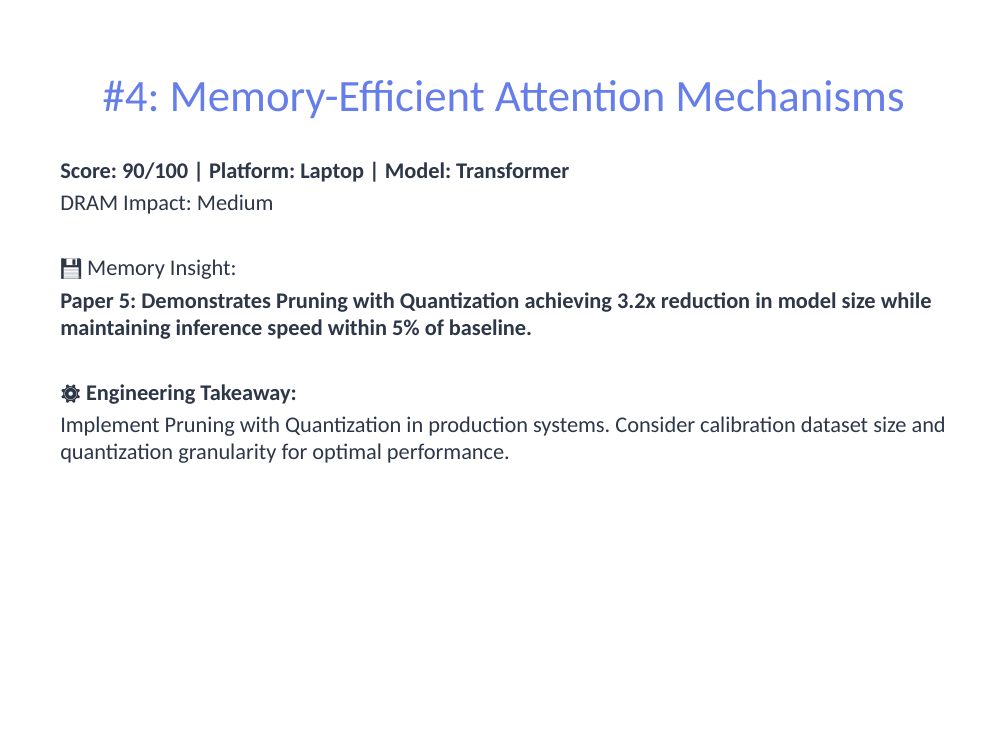
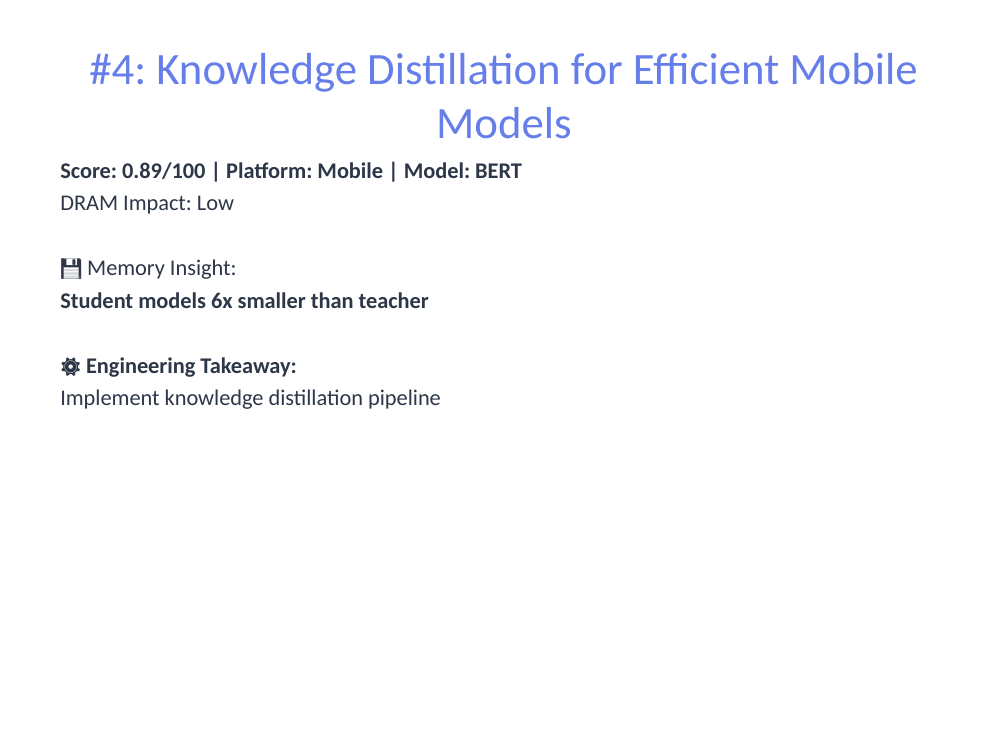
Before and after one commit to pbtsvinaysukhesh/dea-genai-agent, a slide deck: slide 7 of results/reports/report.pptx. Drawn at 1008x756 pixels with LibreOffice and Linux fonts; fonts in the diff are those of the drawing. Boxes give left, top, right and bottom in pixels: in the first picture for what was removed or moved away, otherwise in the second. Text is boxed around its words. In the diff, an @@ line names an element or a change of style, - is before the commit and + after.

```diff
--- a/results/reports/report.pptx
+++ b/results/reports/report.pptx
@@ title at box(89, 53, 917, 139): text changed @@
-#4: Memory-Efficient Attention Mechanisms
+#4: Knowledge Distillation for Efficient Mobile Models
@@ text at box(60, 162, 522, 214): text changed @@
-Score: 90/100 | Platform: Laptop | Model: Transformer
-DRAM Impact: Medium
+Score: 0.89/100 | Platform: Mobile | Model: BERT
+DRAM Impact: Low
@@ text at box(60, 292, 429, 308): text changed @@
-Paper 5: Demonstrates Pruning with Quantization achieving 3.2x reduction in model size while maintaining inference speed within 5% of baseline.
+Student models 6x smaller than teacher
@@ text at box(60, 389, 441, 409): text changed @@
-Implement Pruning with Quantization in production systems. Consider calibration dataset size and quantization granularity for optimal performance.
+Implement knowledge distillation pipeline
```
Also in this commit, not shown: 9 other slides changed, 1 slide added, 1 slide removed, 6 other files.
